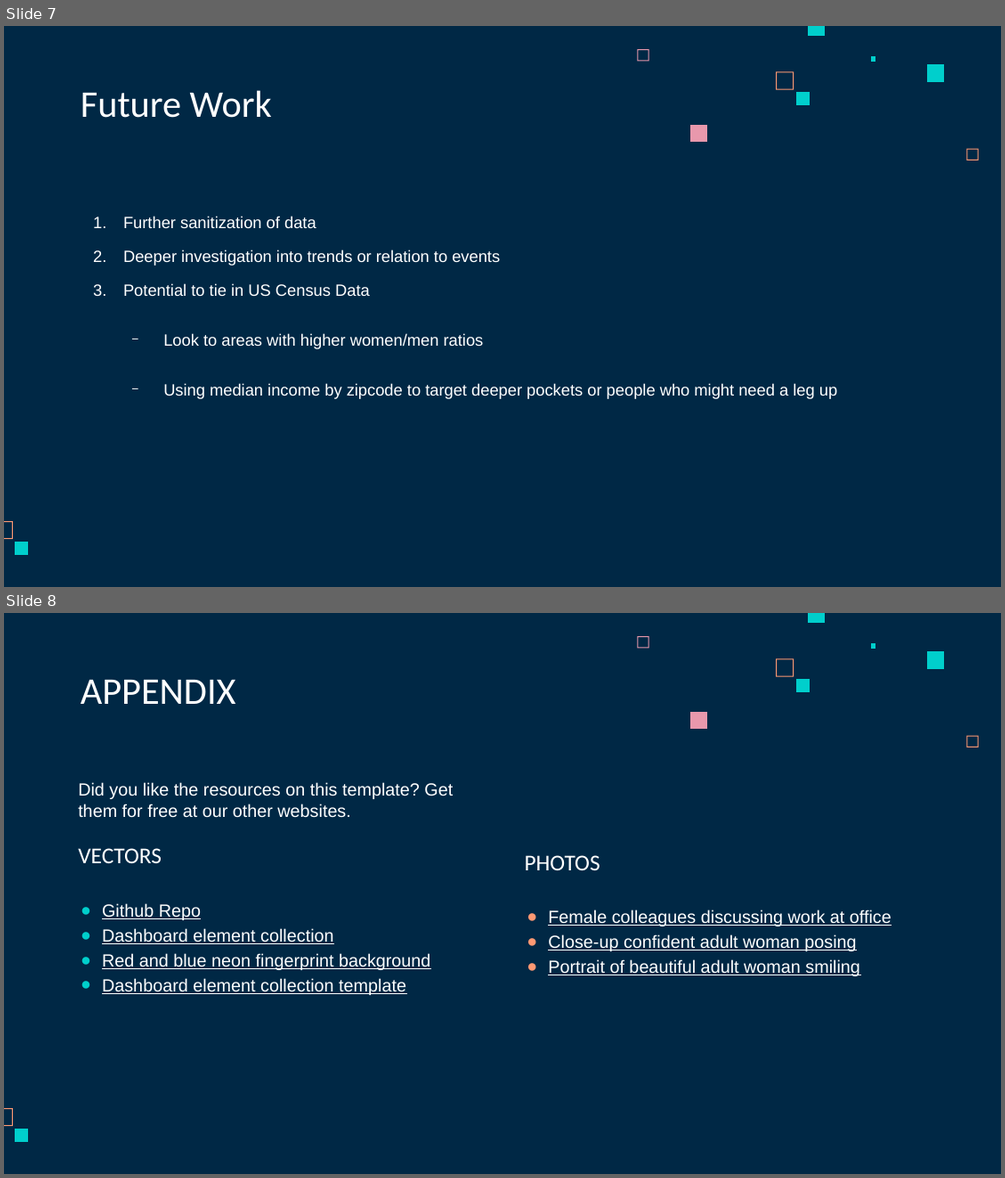
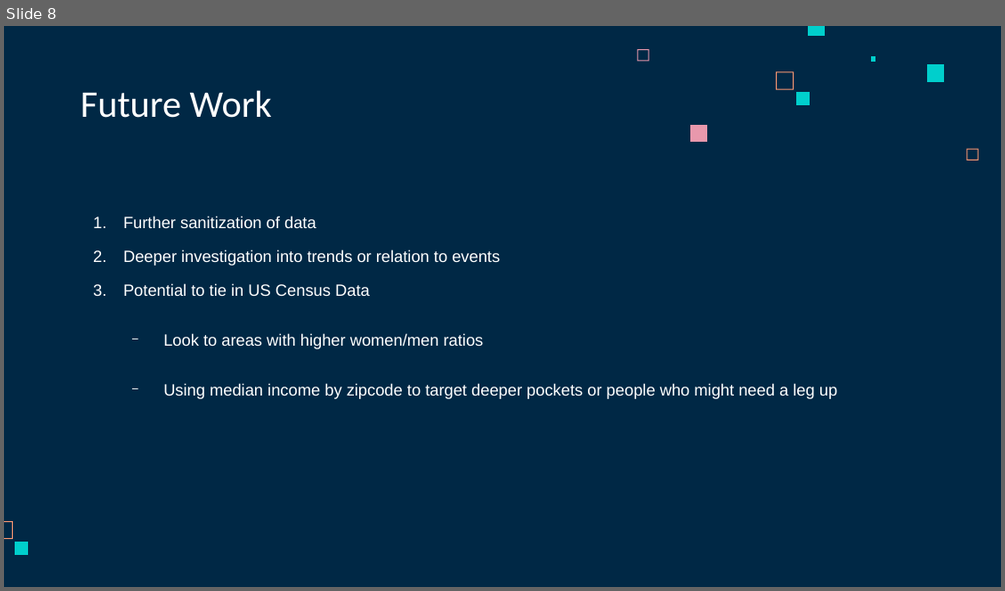
Before and after one commit to maneaterrbug/WTWY_metro_project_MR, a slide deck: deliverables/WTWY_Presentation.odp. Shown one above the other, each under a label of ours: slides 7 and 8 before the commit, slide 8 after it. The pictures are 1005x1178 and 1005x591 pixels, drawn with LibreOffice and Linux fonts; fonts in the diff are those of the drawing. Boxes give left, top, right and bottom in pixels: in the first picture for what was removed or moved away, otherwise in the second. Text is boxed around its words. In the diff, an @@ line names an element or a change of style, - is before the commit and + after.

```diff
--- a/deliverables/WTWY_Presentation.odp
+++ b/deliverables/WTWY_Presentation.odp
@@ slide 8 removed at (4,613,1001,1174), background #002845; not listed: 10 template elements that a slide beside it also shows @@
@@ title removed at (81,680,236,704) @@
-APPENDIX
@@ text removed at (78,782,453,995) @@
-Did you like the resources on this template? Get them for free at our other websites.
-VECTORS
-● Github Repo
-● Dashboard element collection
-● Red and blue neon fingerprint background
-● Dashboard element collection template
@@ text removed at (525,855,891,976) @@
-PHOTOS
-● Female colleagues discussing work at office
-● Close-up confident adult woman posing
-● Portrait of beautiful adult woman smiling
@@ what was slide 7 is now slide 8 @@
```
Also in this commit, not shown: 2 slides changed, 6 slides added, 4 other slides removed, 2 other files.
